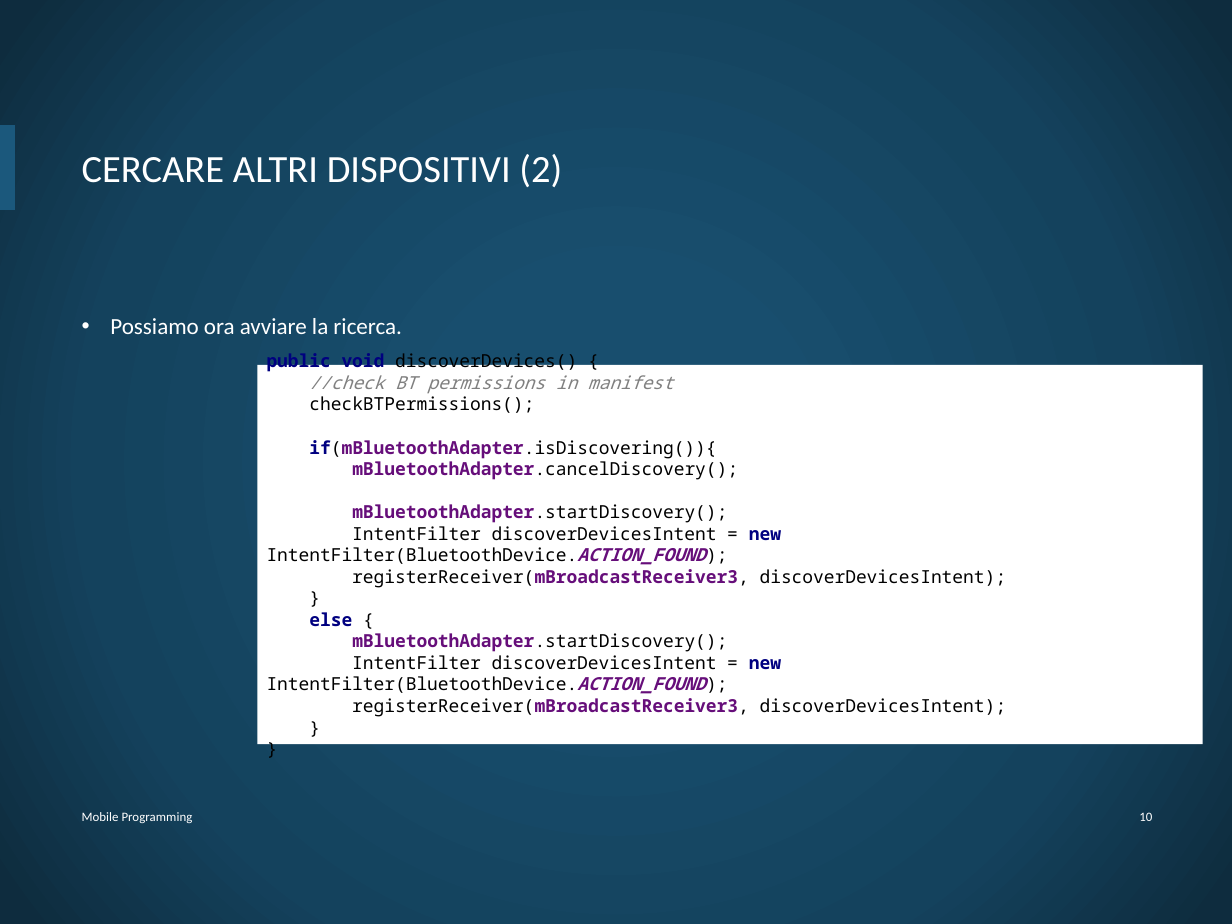
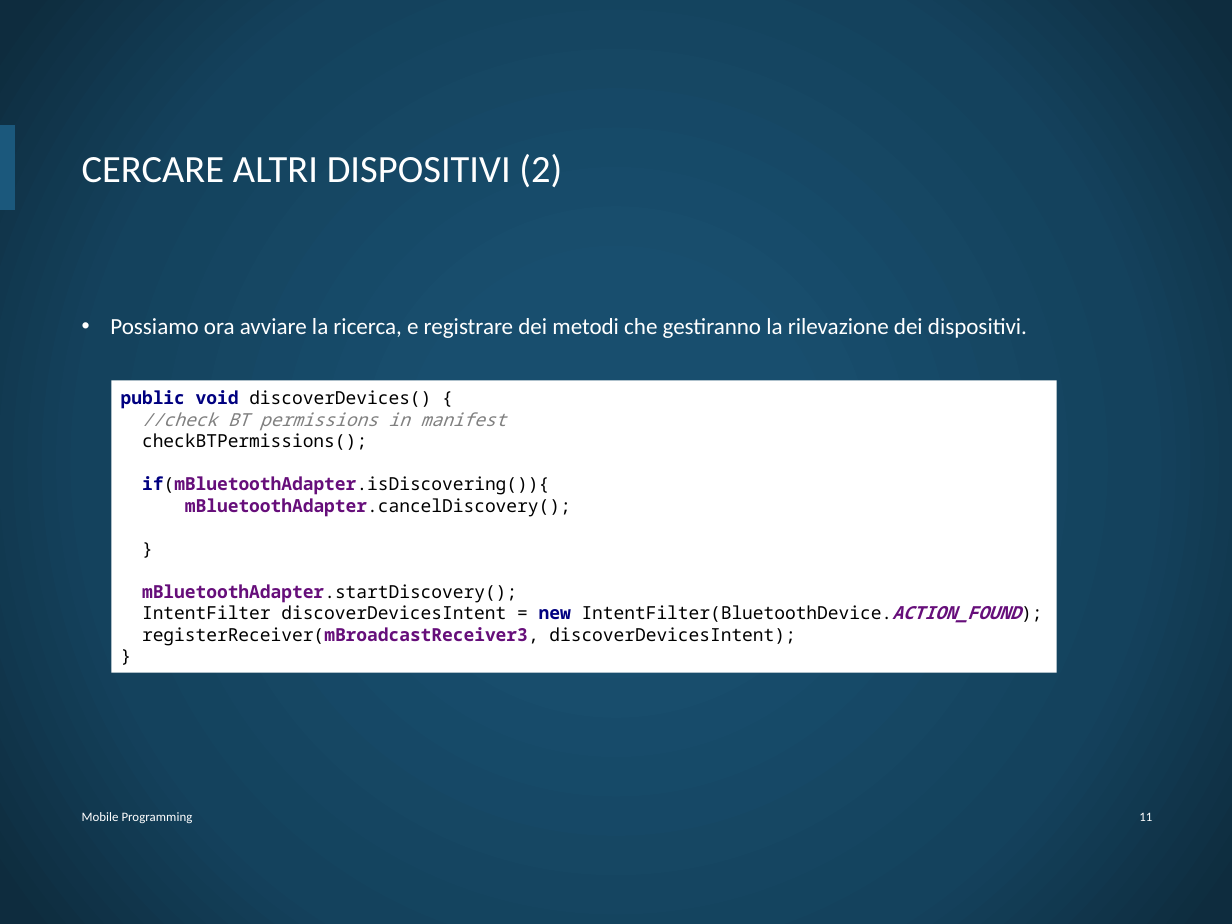
Before and after one commit to DiBattistaMattia/esoneroMP, a slide deck: slide 12 of esoneroMP.pptx (slide 11 before the commit). Drawn at 1232x924 pixels with LibreOffice and Linux fonts; fonts in the diff are those of the drawing; background and template pictures are left out. Boxes give left, top, right and bottom in pixels: in the first picture for what was removed or moved away, otherwise in the second. Text is boxed around its words. In the diff, an @@ line names an element or a change of style, - is before the commit and + after.

```diff
--- a/esoneroMP.pptx
+++ b/esoneroMP.pptx
@@ text at (110, 318, 1027, 338): text changed @@
-• Possiamo ora avviare la ricerca.
+• Possiamo ora avviare la ricerca, e registrare dei metodi che gestiranno la rilevazione dei dispositivi.
@@ rectangle "public void discoverDevices() { //check ...": place and size @@
-rectangle "public void discoverDevices() { //check ..." at (257, 365, 1202, 744)
+rectangle "public void discoverDevices() { //check ..." at (111, 381, 1056, 673)
@@ text in rectangle at (121, 390, 1021, 646): text changed @@
-public void discoverDevices() {
-//check BT permissions in manifest
-checkBTPermissions();
-if(mBluetoothAdapter.isDiscovering()){
-mBluetoothAdapter.cancelDiscovery();
-mBluetoothAdapter.startDiscovery();
-IntentFilter discoverDevicesIntent = new IntentFilter(BluetoothDevice.ACTION_FOUND);
-registerReceiver(mBroadcastReceiver3, discoverDevicesIntent);
-}
-else {
-mBluetoothAdapter.startDiscovery();
-IntentFilter discoverDevicesIntent = new IntentFilter(BluetoothDevice.ACTION_FOUND);
-registerReceiver(mBroadcastReceiver3, discoverDevicesIntent);
-}
-}
+public void discoverDevices() {
+//check BT permissions in manifest
+checkBTPermissions();
+if(mBluetoothAdapter.isDiscovering()){
+mBluetoothAdapter.cancelDiscovery();
+}
+mBluetoothAdapter.startDiscovery();
+IntentFilter discoverDevicesIntent = new IntentFilter(BluetoothDevice.ACTION_FOUND);
+registerReceiver(mBroadcastReceiver3, discoverDevicesIntent);
+}
@@ page number at (1139, 812, 1152, 821): text changed @@
-10
+11
```
Also in this commit, not shown: 19 other slides changed, 1 slide added.
